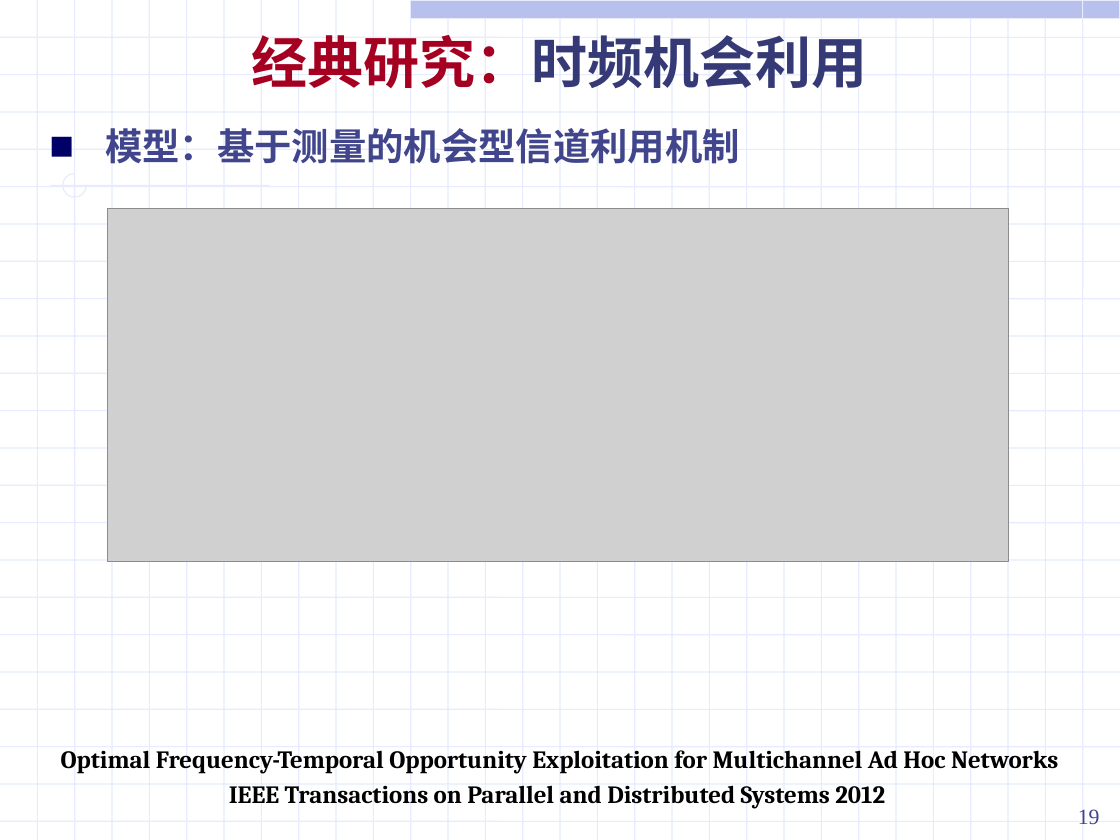
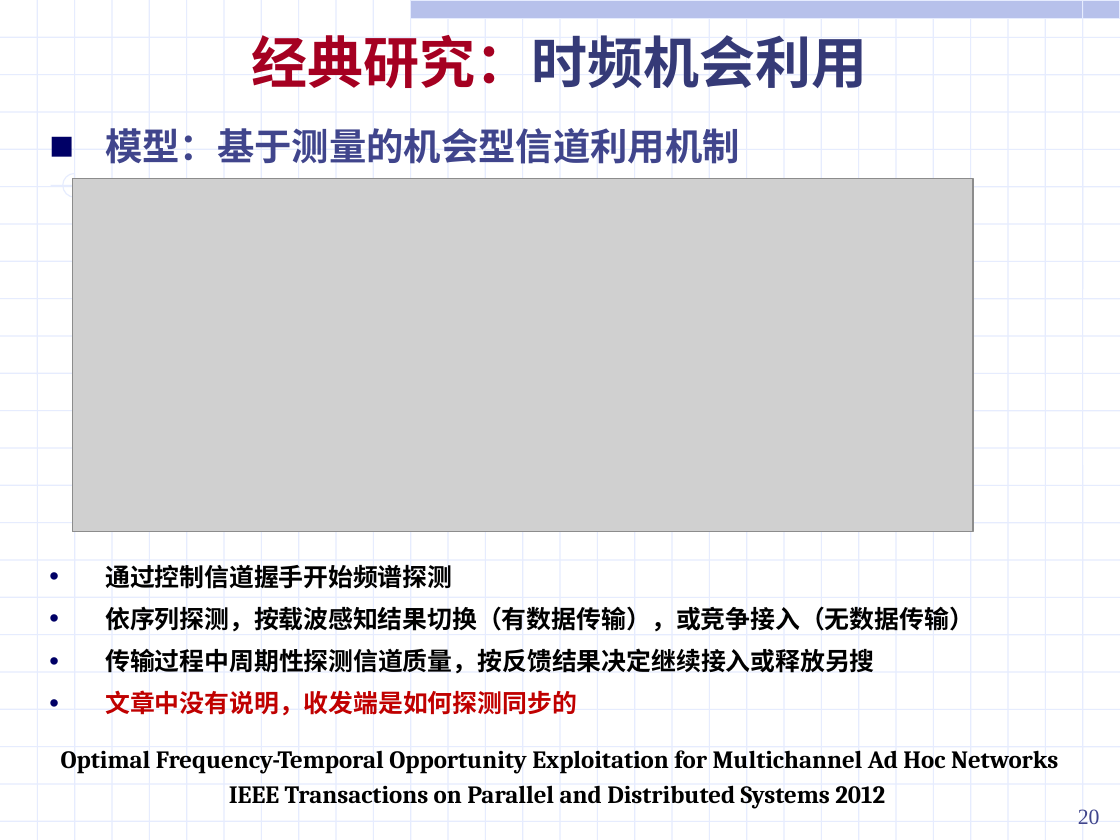
Before and after one commit to ssheroes/hello-world, a slide deck: slide 20 of 战术网频谱共享调研 (2).pptx (slide 19 before the commit). Drawn at 1120x840 pixels with LibreOffice and Linux fonts; fonts in the diff are those of the drawing; grey boxes stand for pictures. Boxes give left, top, right and bottom in pixels: in the first picture for what was removed or moved away, otherwise in the second. Text is boxed around its words. In the diff, an @@ line names an element or a change of style, - is before the commit and + after.

Commit message:
Update 战术网频谱共享调研 (2).pptx
a little

```diff
--- a/战术网频谱共享调研 (2).pptx
+++ b/战术网频谱共享调研 (2).pptx
@@ picture: place and size @@
-picture at bbox=[108, 208, 1008, 561]
+picture at bbox=[73, 179, 973, 532]
@@ text at bbox=[105, 565, 974, 715]: paragraphs added @@
+• 通过控制信道握手开始频谱探测
+• 依序列探测，按载波感知结果切换（有数据传输），或竞争接入（无数据传输）
+• 传输过程中周期性探测信道质量，按反馈结果决定继续接入或释放另搜
+• 文章中没有说明，收发端是如何探测同步的
@@ page number at bbox=[1078, 809, 1100, 824]: text changed @@
-19
+20
```
Also in this commit, not shown: 8 other slides changed, 10 slides added.
